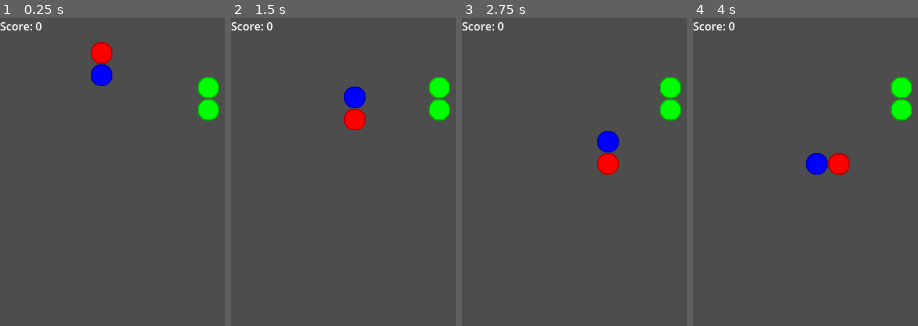
Above: before the commit, frames 1-4 (left to right).
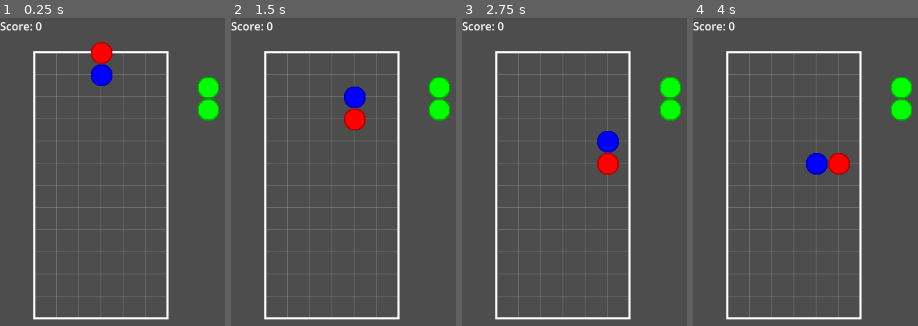
Above: after the commit, the same moments.

Repository: csmallfield/PuyoPuyo
Game: Godot game, scene res://scenes/Main.tscn
The game is run twice, just before and just after one commit, with the same random seed, the same clock (stepped at 60 frames per second) and the same inputs. The engine's default icon, where the game draws it, is replaced by a stand-in: a white triangle on a blue panel in a dark square.
Inputs:
- Up to frame 1 (0.25 s): no input
- Up to frame 2 (1.5 s): tap Enter at 0.5 s; hold Right (move_right) 0.53-1.28 s; hold Up (rotate_piece) 0.53-1.28 s; tap R (restart) at 1.25 s; hold Down (move_down) from 1.28 s (still down); tap Up (rotate_piece) at 1.35 s
- Up to frame 3 (2.75 s): release Down (move_down) at 2.03 s; hold Right (move_right) from 2.03 s (still down); hold Up (rotate_piece) from 2.03 s (still down)
- Up to frame 4 (4 s): release Up (rotate_piece) at 2.78 s; tap Up (rotate_piece) at 2.85 s; tap R (restart) at 3.5 s; release Right (move_right) at 3.53 s; hold Left (move_left) from 3.53 s (still down); hold Up (rotate_piece) from 3.53 s (still down)

The runs differ from the first frame. In frame 1, 4.5% of the frame differs, in the area x 14-76%, y 10-99%; in frame 2, 4.6%; in frame 3, 4.6%; in frame 4, 4.6%.

Commit message:
It works! Base game logic is working
Base game logic is working!

Diff:
--- a/puyopuyo_prototype/scripts/Grid.gd
+++ b/puyopuyo_prototype/scripts/Grid.gd
@@ -16,6 +16,29 @@
 func _ready():
 	initialize_grid()
 	position = Vector2(50, 50)  # Offset from screen edge
+
+func _draw():
+	# Draw grid lines
+	var grid_color = Color.GRAY
+	grid_color.a = 0.3
+
+	# Vertical lines
+	for x in range(GameState.grid_width + 1):
+		var start_pos = Vector2(x * CELL_SIZE, 0)
+		var end_pos = Vector2(x * CELL_SIZE, GameState.grid_height * CELL_SIZE)
+		draw_line(start_pos, end_pos, grid_color, 1)
+
+	# Horizontal lines
+	for y in range(GameState.grid_height + 1):
+		var start_pos = Vector2(0, y * CELL_SIZE)
+		var end_pos = Vector2(GameState.grid_width * CELL_SIZE, y * CELL_SIZE)
+		draw_line(start_pos, end_pos, grid_color, 1)
+
+	# Draw border box
+	var border_color = Color.WHITE
+	var border_width = 3
+	var rect = Rect2(0, 0, GameState.grid_width * CELL_SIZE, GameState.grid_height * CELL_SIZE)
+	draw_rect(rect, border_color, false, border_width)
 
 func _process(delta):
 	if GameState.current_state != GameState.State.PLAYING:
@@ -117,43 +140,62 @@
 	var positions = current_piece_pair.get_piece_positions(current_piece_pair.grid_position)
 	var pieces = current_piece_pair.get_pieces()
 
+	# Place pieces in grid and remove from piece pair
 	for i in range(positions.size()):
 		var pos = positions[i]
 		var piece = pieces[i]
 		if pos.y >= 0:
-			grid_data[pos.y][pos.x] = piece
+			# Remove piece from current parent and add to grid
 			piece.get_parent().remove_child(piece)
 			add_child(piece)
+
+			# Store in grid data and set position
+			grid_data[pos.y][pos.x] = piece
 			piece.position = grid_to_pixel(pos)
 
 	current_piece_pair.queue_free()
 	current_piece_pair = null
 
-	# Check for matches after a short delay
-	await get_tree().create_timer(0.1).timeout
+	# Apply gravity immediately after placing
+	apply_gravity()
+
+	# Check for matches after gravity settles
+	await get_tree().create_timer(0.2).timeout
 	check_and_clear_matches()
 
 func check_and_clear_matches():
 	clearing_matches = true
 	var matches_found = false
-
-	# Simple 4+ connected match detection
 	var visited = {}
 
+	# Check every position for connected groups
 	for y in range(GameState.grid_height):
 		for x in range(GameState.grid_width):
-			if grid_data[y][x] != null and not visited.has(Vector2(x, y)):
-				var group = find_connected_group(Vector2(x, y), grid_data[y][x].color, visited)
-				if group.size() >= 4:
-					matches_found = true
-					clear_group(group)
+			var pos = Vector2(x, y)
+
+			# Skip if empty, already visited, or already checked
+			if grid_data[y][x] == null or visited.has(pos):
+				continue
+
+			# Find connected group of same color
+			var group = find_connected_group(pos, grid_data[y][x].color, visited)
+
+			# If group has 4 or more pieces, mark for clearing
+			if group.size() >= 4:
+				matches_found = true
+				clear_group(group)
 
 	if matches_found:
 		GameState.add_score(100)
+
+		# Apply gravity after clearing
 		apply_gravity()
+
+		# Wait a bit then check for chain reactions
 		await get_tree().create_timer(0.3).timeout
-		check_and_clear_matches()  # Check for chain reactions
+		check_and_clear_matches()  # Recursive call for chains
 	else:
+		# No matches found, spawn next piece
 		clearing_matches = false
 		spawn_new_piece_pair()
 
@@ -163,22 +205,28 @@
 
 	while stack.size() > 0:
 		var pos = stack.pop_back()
+
+		# Skip if already visited
 		if visited.has(pos):
 			continue
 
-		visited[pos] = true
-		if pos.y < 0 or pos.y >= GameState.grid_height or pos.x < 0 or pos.x >= GameState.grid_width:
+		# Skip if out of bounds
+		if pos.x < 0 or pos.x >= GameState.grid_width or pos.y < 0 or pos.y >= GameState.grid_height:
 			continue
+
+		# Skip if empty or wrong color
 		if grid_data[pos.y][pos.x] == null or grid_data[pos.y][pos.x].color != color:
 			continue
 
+		# Mark as visited and add to group
+		visited[pos] = true
 		group.append(pos)
 
-		# Check 4 directions
-		stack.append(pos + Vector2(0, 1))
-		stack.append(pos + Vector2(0, -1))
-		stack.append(pos + Vector2(1, 0))
-		stack.append(pos + Vector2(-1, 0))
+		# Add adjacent positions (only orthogonal, not diagonal)
+		stack.append(pos + Vector2(1, 0))   # Right
+		stack.append(pos + Vector2(-1, 0))  # Left
+		stack.append(pos + Vector2(0, 1))   # Down
+		stack.append(pos + Vector2(0, -1))  # Up
 
 	return group
 
@@ -189,15 +237,30 @@
 			grid_data[pos.y][pos.x] = null
 
 func apply_gravity():
-	for x in range(GameState.grid_width):
-		var write_y = GameState.grid_height - 1
-		for read_y in range(GameState.grid_height - 1, -1, -1):
-			if grid_data[read_y][x] != null:
-				if write_y != read_y:
-					grid_data[write_y][x] = grid_data[read_y][x]
-					grid_data[read_y][x] = null
-					grid_data[write_y][x].position = grid_to_pixel(Vector2(x, write_y))
-				write_y -= 1
+	var something_fell = true
+
+	# Keep applying gravity until nothing moves
+	while something_fell:
+		something_fell = false
+
+		# Go through each column from bottom to top
+		for x in range(GameState.grid_width):
+			for y in range(GameState.grid_height - 2, -1, -1):  # Start from second-to-last row
+				if grid_data[y][x] != null:
+					# Check if this piece can fall
+					var target_y = y
+
+					# Find the lowest position this piece can fall to
+					while target_y + 1 < GameState.grid_height and grid_data[target_y + 1][x] == null:
+						target_y += 1
+
+					# If the piece can fall, move it
+					if target_y != y:
+						var piece = grid_data[y][x]
+						grid_data[y][x] = null
+						grid_data[target_y][x] = piece
+						piece.position = grid_to_pixel(Vector2(x, target_y))
+						something_fell = true
 
 func grid_to_pixel(grid_pos):
 	return Vector2(grid_pos.x * CELL_SIZE, grid_pos.y * CELL_SIZE)
--- a/puyopuyo_prototype/scripts/PiecePair.gd
+++ b/puyopuyo_prototype/scripts/PiecePair.gd
@@ -58,17 +58,14 @@
 		1:  # Horizontal, piece1 on left
 			positions.append(base_pos)
 			positions.append(base_pos + Vector2(1, 0))
-		2:  # Vertical, piece2 on top
+		2:  # Vertical, piece1 on bottom (piece2 on top)
 			positions.append(base_pos + Vector2(0, 1))
 			positions.append(base_pos)
-		3:  # Horizontal, piece2 on left
+		3:  # Horizontal, piece1 on right (piece2 on left)
 			positions.append(base_pos + Vector2(1, 0))
 			positions.append(base_pos)
 	return positions
 
 func get_pieces():
-	match piece_rotation:
-		0, 1:
-			return [piece1, piece2]
-		2, 3:
-			return [piece2, piece1]
+	# Always return pieces in the same order regardless of rotation
+	return [piece1, piece2]
Not shown, added: puyopuyo_prototype/scenes/Main.tscn1107155070.tmp
